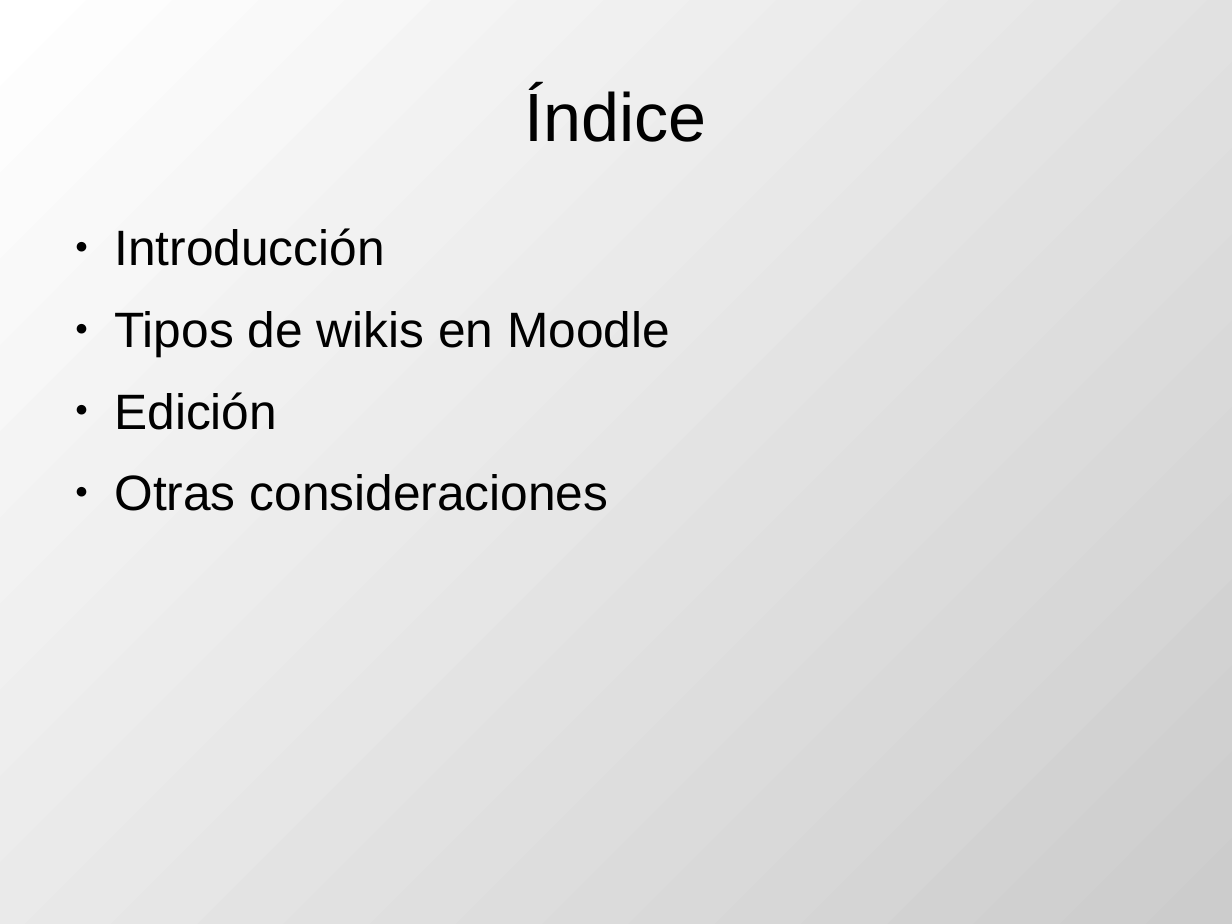
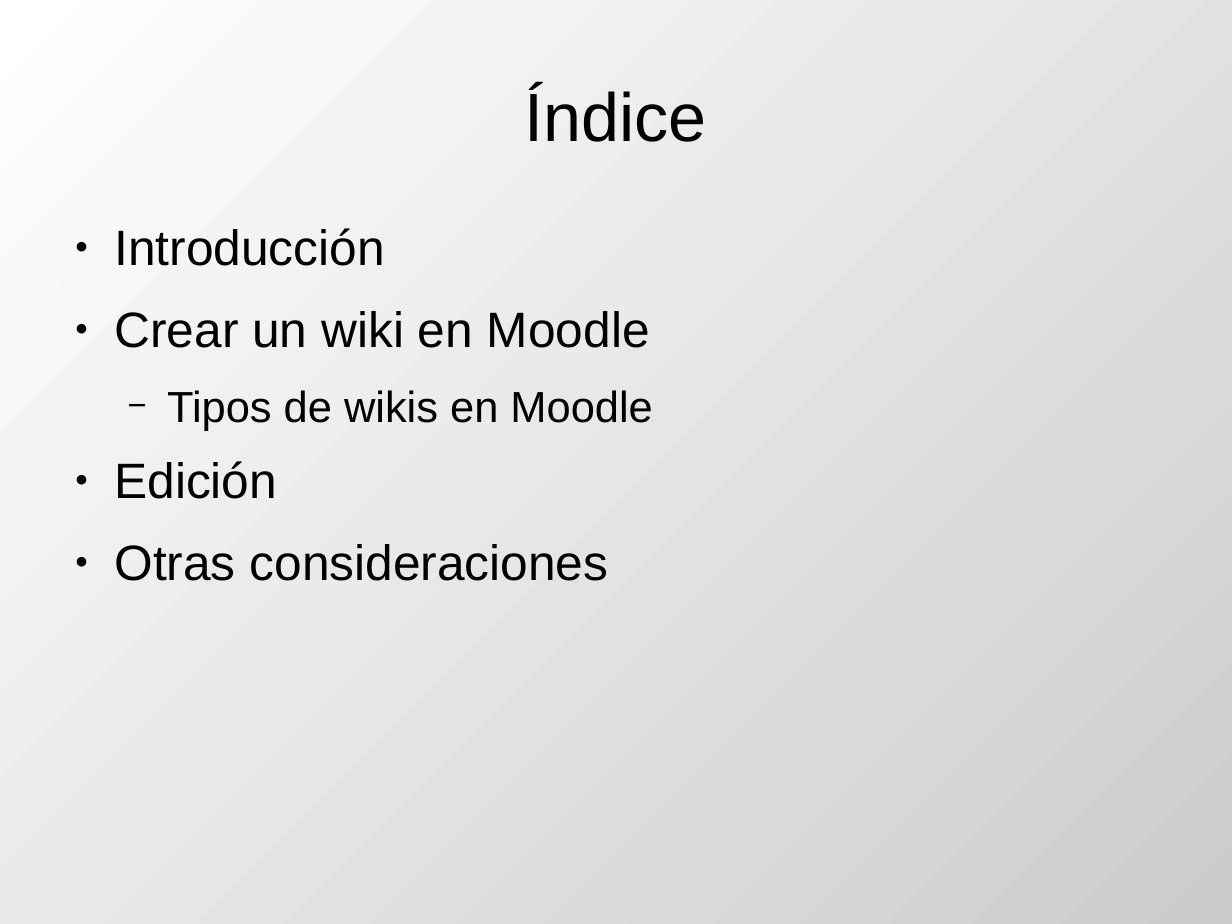
Before and after one commit to DrPantera/wikis4education, a slide deck: slide 2 of uca-2013_07/tema-3-WikisEnMoodle.odp. Drawn at 1232x924 pixels with LibreOffice and Linux fonts; fonts in the diff are those of the drawing. Boxes give left, top, right and bottom in pixels: in the first picture for what was removed or moved away, otherwise in the second. Text is boxed around its words. In the diff, an @@ line names an element or a change of style, - is before the commit and + after.

```diff
--- a/uca-2013_07/tema-3-WikisEnMoodle.odp
+++ b/uca-2013_07/tema-3-WikisEnMoodle.odp
@@ text at (114,311,650,348): paragraph added @@
+● Crear un wiki en Moodle
@@ text at (167,390,652,431): size 32 to 28 pt in "Tipos de wikis en Moodle"; bullet ● to −; list level 1 to 2 in "Tipos de wikis en Moodle" @@
```
Also in this commit, not shown: 2 other slides changed, 3 slides added, 1 slide removed, 3 other files.
